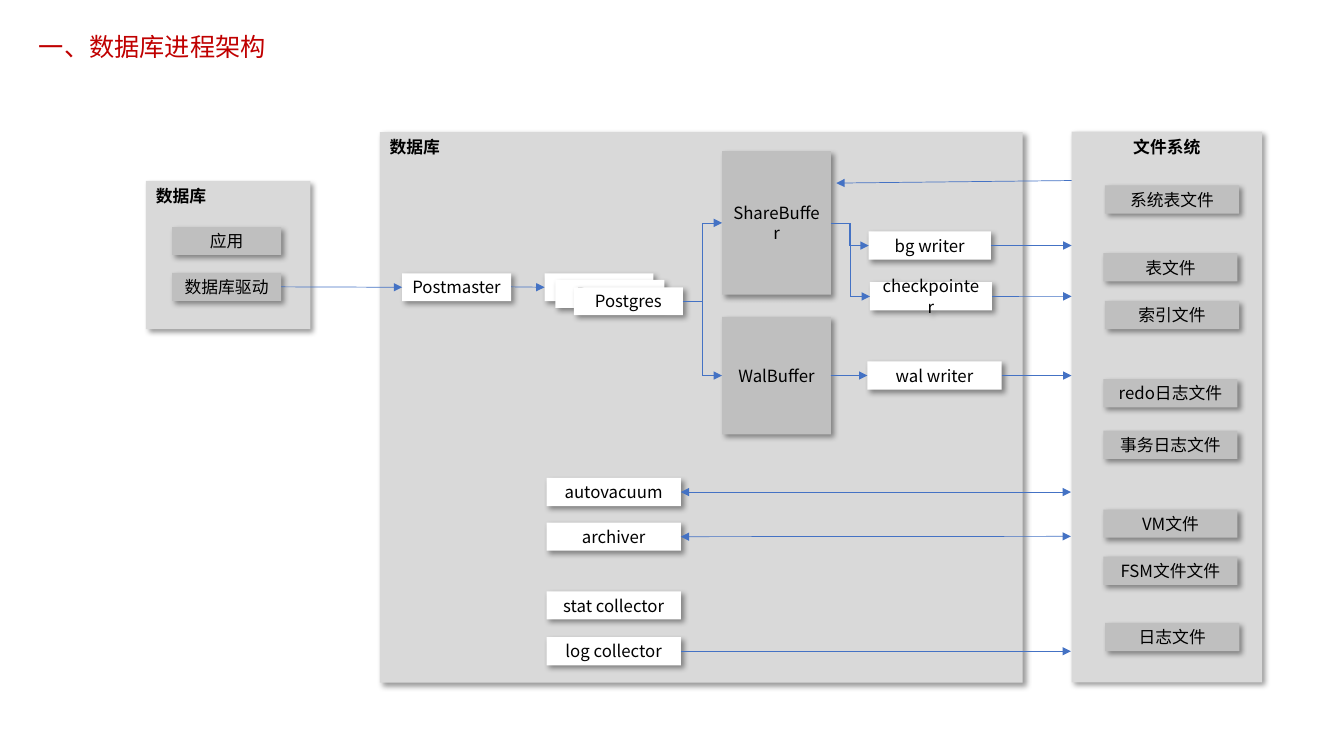
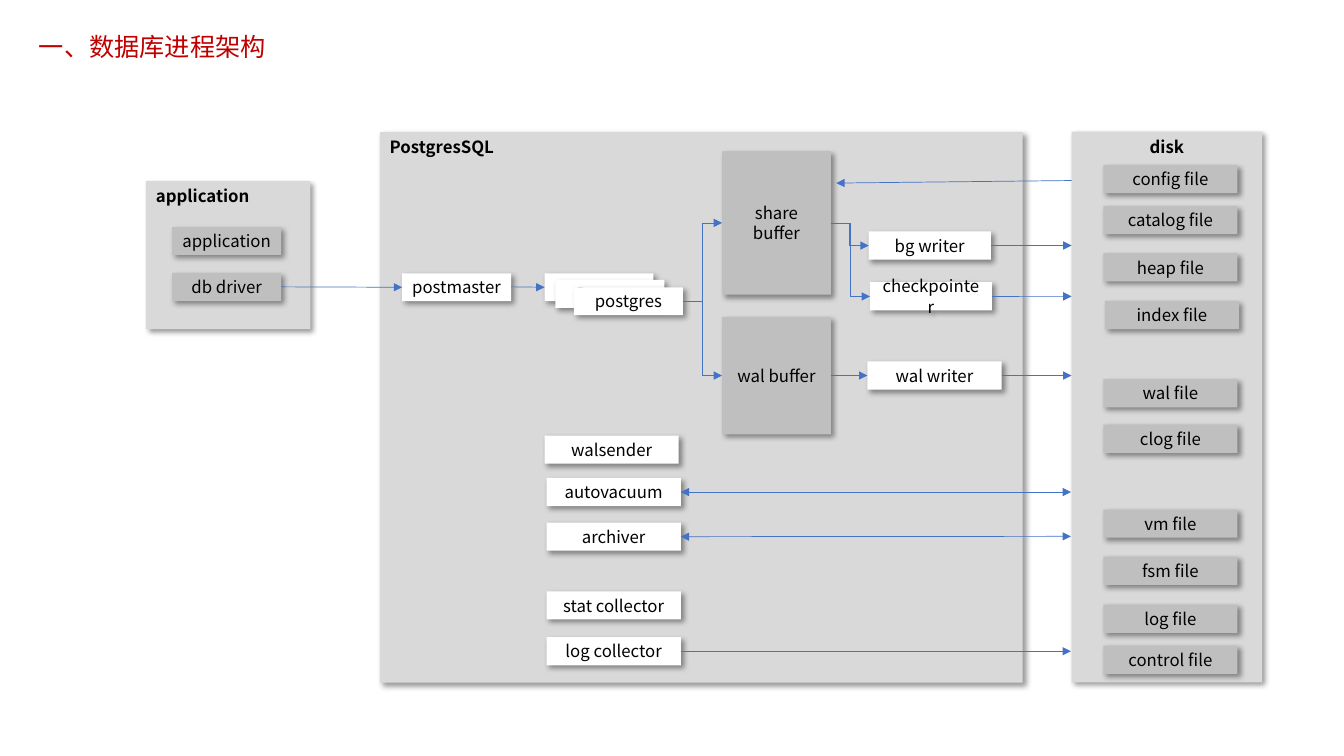
Before and after one commit to poorkk/lorand, a slide deck: slide 2 of source/doc/数据库安全.pptx. Drawn at 1344x756 pixels with LibreOffice and Linux fonts; fonts in the diff are those of the drawing. Boxes give left, top, right and bottom in pixels: in the first picture for what was removed or moved away, otherwise in the second. Text is boxed around its words. In the diff, an @@ line names an element or a change of style, - is before the commit and + after.

```diff
--- a/source/doc/数据库安全.pptx
+++ b/source/doc/数据库安全.pptx
@@ text in rectangle at [390, 140, 494, 157]: text changed @@
-数据库
+PostgresSQL
@@ text in rectangle at [1150, 139, 1184, 154]: text changed @@
-文件系统
+disk
@@ rectangle added at [1104, 165, 1238, 194], fill #BFBFBF, 12 pt, text #000000 @@
+config file
@@ text in rectangle at [156, 188, 250, 206]: text changed @@
-数据库
+application
@@ text in rectangle at [753, 205, 800, 239]: text changed @@
-ShareBuffer
+share buffer
@@ rectangle "catalog file": place and size @@
-rectangle "catalog file" at [1105, 186, 1239, 214]
+rectangle "catalog file" at [1104, 206, 1238, 234]
@@ text in rectangle at [182, 233, 271, 251]: text changed @@
-应用
+application
@@ text in rectangle at [1128, 212, 1213, 230]: text changed @@
-系统表文件
+catalog file
@@ text in rectangle at [1137, 260, 1204, 278]: text changed @@
-表文件
+heap file
@@ text in rectangle at [191, 279, 262, 293]: text changed @@
-数据库驱动
+db driver
@@ text in rectangle at [412, 281, 501, 297]: text changed @@
-Postmaster
+postmaster
@@ text in rectangle at [576, 295, 643, 305]: text changed @@
-Postgres
+postgres
@@ text in rectangle at [1137, 307, 1207, 321]: text changed @@
-索引文件
+index file
@@ text in rectangle at [737, 368, 816, 382]: text changed @@
-WalBuffer
+wal buffer
@@ text in rectangle at [1143, 385, 1198, 399]: text changed @@
-redo日志文件
+wal file
@@ rectangle added at [544, 436, 679, 464], fill #FFFFFF, 12 pt, text #000000 @@
+walsender
@@ rectangle "clog file": place and size @@
-rectangle "clog file" at [1104, 431, 1238, 459]
+rectangle "clog file" at [1104, 424, 1238, 453]
@@ text in rectangle at [1140, 431, 1201, 449]: text changed @@
-事务日志文件
+clog file
@@ text in rectangle at [1144, 516, 1196, 530]: text changed @@
-VM文件
+vm file
@@ text in rectangle at [1142, 563, 1199, 577]: text changed @@
-FSM文件文件
+fsm file
@@ rectangle "log file": place and size @@
-rectangle "log file" at [1105, 623, 1239, 651]
+rectangle "log file" at [1104, 605, 1238, 633]
@@ text in rectangle at [1144, 611, 1196, 629]: text changed @@
-日志文件
+log file
@@ rectangle added at [1104, 646, 1238, 675], fill #BFBFBF, 12 pt, text #000000 @@
+control file
```
Also in this commit, not shown: 1 slide added, 2 other files.
